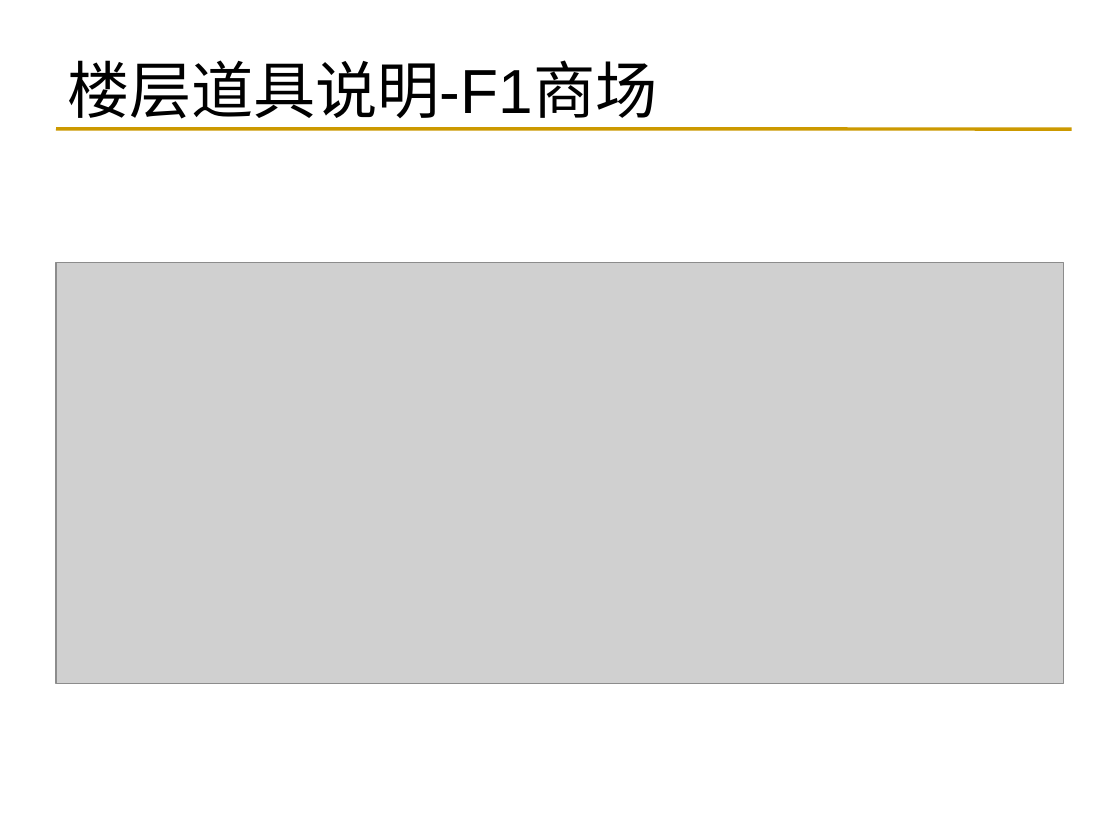
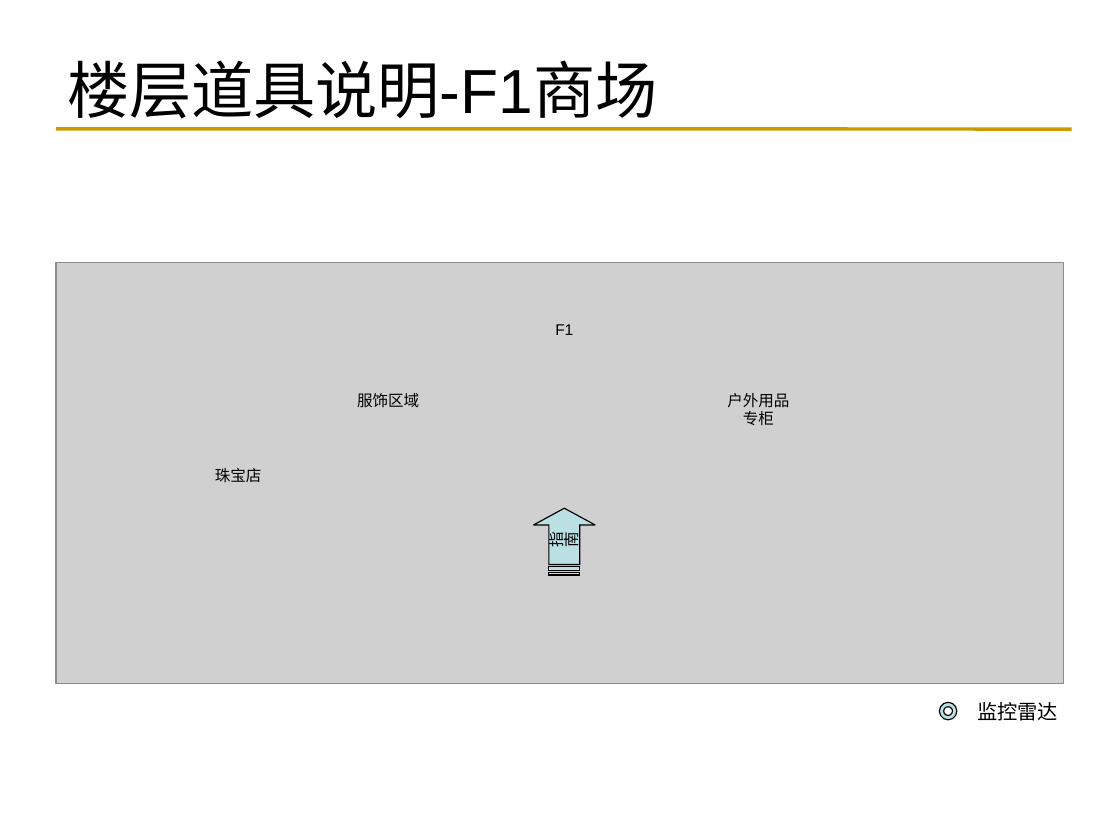
Before and after one commit to reetssydney/dcm, a slide deck: slide 8 of trunk/Second Life需求_张亮.ppt. Drawn at 1120x840 pixels with LibreOffice and Linux fonts; fonts in the diff are those of the drawing; grey boxes stand for pictures. Boxes give left, top, right and bottom in pixels: in the first picture for what was removed or moved away, otherwise in the second. Text is boxed around its words. In the diff, an @@ line names an element or a change of style, - is before the commit and + after.

```diff
--- a/trunk/Second Life需求_张亮.ppt
+++ b/trunk/Second Life需求_张亮.ppt
@@ text added at box(555, 324, 573, 335), 10 pt, text #000000 @@
+F1
@@ text added at box(357, 393, 419, 408), 10 pt, text #000000 @@
+服饰区域
@@ text added at box(727, 393, 789, 425), 10 pt, text #000000 @@
+户外用品专柜
@@ text added at box(215, 468, 262, 482), 10 pt, text #000000 @@
+珠宝店
@@ freeform shape added at box(534, 508, 595, 575), fill #BBE0E3, outline #000000 0.74 pt, 10 pt, text #000000 @@
+指南
@@ donut added at box(940, 702, 958, 720), fill #BBE0E3, outline #000000 0.74 pt @@
@@ text added at box(977, 702, 1058, 721), 13 pt, text #000000 @@
+监控雷达
```
Also in this commit, not shown: 1 other slide changed, 1 slide added, 2 slides removed.
